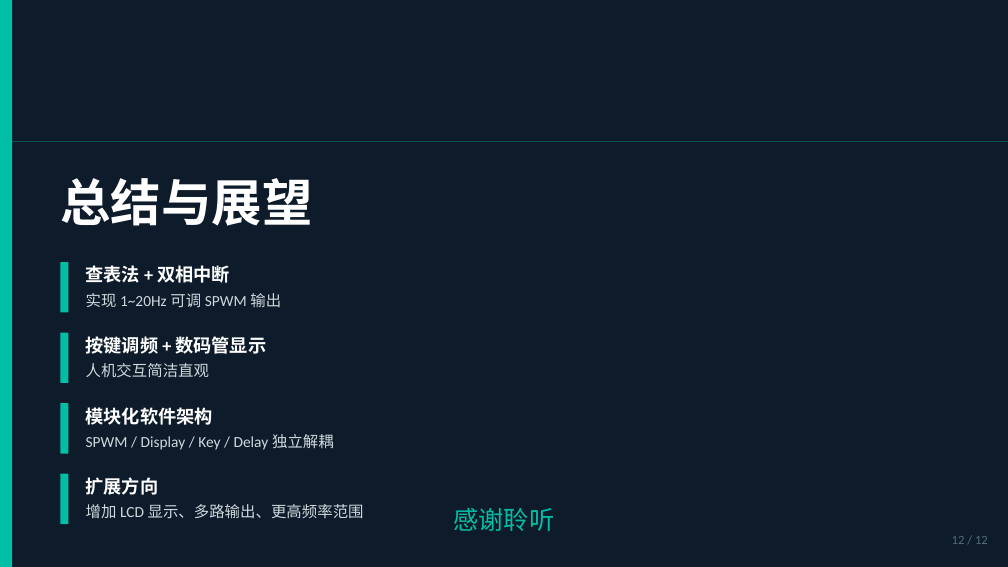
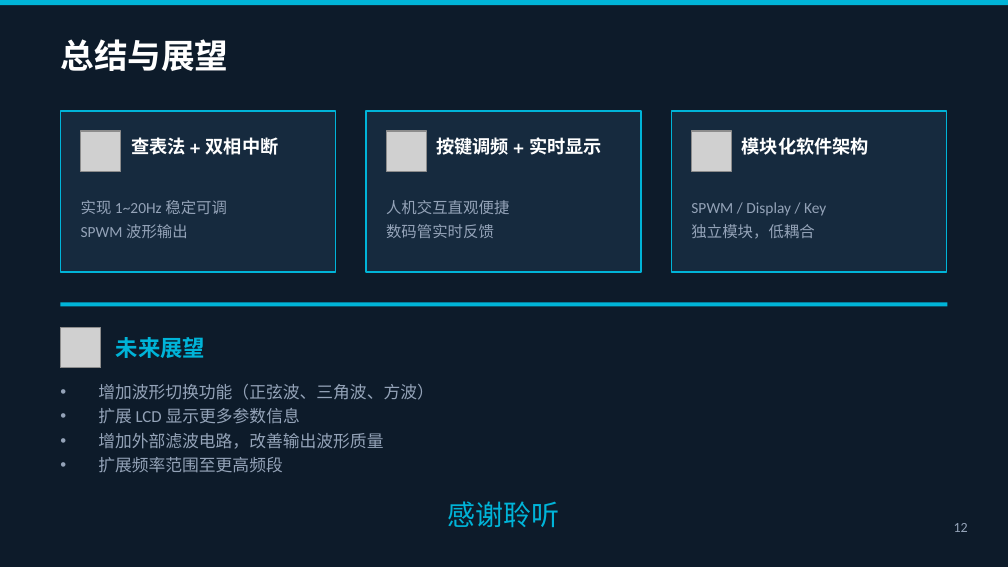
Before and after one commit to ParacosmYy/-, a slide deck: slide 12 of Reference/SPWM波形发生器汇报.pptx. Drawn at 1008x567 pixels with LibreOffice and Linux fonts; fonts in the diff are those of the drawing; grey boxes stand for pictures. Boxes give left, top, right and bottom in pixels: in the first picture for what was removed or moved away, otherwise in the second. Text is boxed around its words. In the diff, an @@ line names an element or a change of style, - is before the commit and + after.

```diff
--- a/Reference/SPWM波形发生器汇报.pptx
+++ b/Reference/SPWM波形发生器汇报.pptx
@@ rectangle removed at [0, 0, 12, 566] @@
@@ rectangle added at [0, 0, 1008, 5], fill #00B4D8 @@
@@ text "总结与展望": place and size @@
-text "总结与展望" at [60, 178, 312, 226]
+text "总结与展望" at [60, 39, 228, 71]
@@ text "总结与展望" at [60, 39, 228, 71]: size 36 to 24 pt, font Montserrat to TeX Gyre Schola @@
@@ rectangle added at [60, 111, 336, 272], fill #162A3E, outline #00B4D8 1 pt @@
@@ rectangle added at [366, 111, 641, 272], fill #162A3E, outline #00B4D8 1 pt @@
@@ rectangle added at [671, 111, 947, 272], fill #162A3E, outline #00B4D8 1 pt @@
@@ rectangle removed at [12, 141, 1008, 141] @@
@@ picture added at [81, 131, 121, 171] @@
@@ text "查表法 + 双相中断": place and size @@
-text "查表法 + 双相中断" at [86, 265, 230, 283]
+text "查表法 + 双相中断" at [131, 137, 279, 155]
@@ text "查表法 + 双相中断" at [131, 137, 279, 155]: font Calibri to TeX Gyre Schola @@
@@ picture added at [386, 131, 426, 171] @@
@@ text at [436, 135, 602, 159]: text changed; font Calibri to TeX Gyre Schola @@
-按键调频 + 数码管显示
+按键调频 + 实时显示
@@ picture added at [691, 131, 732, 171] @@
@@ text "模块化软件架构" at [742, 137, 869, 155]: font Calibri to TeX Gyre Schola @@
@@ text "模块化软件架构": place and size @@
-text "模块化软件架构" at [86, 407, 213, 425]
+text "模块化软件架构" at [742, 137, 869, 155]
@@ text at [81, 200, 227, 238]: text changed; text colour #CFD8DC to #94A3B8 @@
-实现 1~20Hz 可调 SPWM 输出
+实现 1~20Hz 稳定可调
+SPWM 波形输出
@@ text added at [386, 200, 509, 238], 11 pt, text #94A3B8 @@
+人机交互直观便捷
+数码管实时反馈
@@ text at [691, 202, 826, 239]: text changed; text colour #CFD8DC to #94A3B8 @@
-SPWM / Display / Key / Delay 独立解耦
+SPWM / Display / Key
+独立模块，低耦合
@@ rectangle removed at [60, 262, 69, 312] @@
@@ rectangle added at [60, 302, 948, 306], fill #00B4D8 @@
@@ picture added at [60, 328, 101, 368] @@
@@ rectangle removed at [60, 333, 69, 383] @@
@@ text added at [116, 337, 205, 358], 16 pt, text #00B4D8, bold @@
+未来展望
@@ text removed at [86, 363, 209, 377] @@
-人机交互简洁直观
@@ text added at [98, 384, 434, 473], 12 pt, text #94A3B8 @@
+• 增加波形切换功能（正弦波、三角波、方波）
+• 扩展 LCD 显示更多参数信息
+• 增加外部滤波电路，改善输出波形质量
+• 扩展频率范围至更高频段
@@ rectangle removed at [60, 403, 69, 454] @@
@@ rectangle removed at [60, 474, 69, 524] @@
@@ text removed at [86, 477, 159, 495] @@
-扩展方向
@@ text "感谢聆听" at [448, 501, 560, 527]: size 18 to 20 pt, font Calibri to TeX Gyre Schola, text colour #00BFA5 to #00B4D8 @@
@@ text removed at [86, 504, 364, 519] @@
-增加 LCD 显示、多路输出、更高频率范围
@@ text at [954, 523, 968, 532]: text changed; size 9 to 10 pt; text colour #546E7A to #94A3B8 @@
-12 / 12
+12
```
Also in this commit, not shown: 9 other slides changed, 2 slides added, 2 slides removed, 4 other files.
